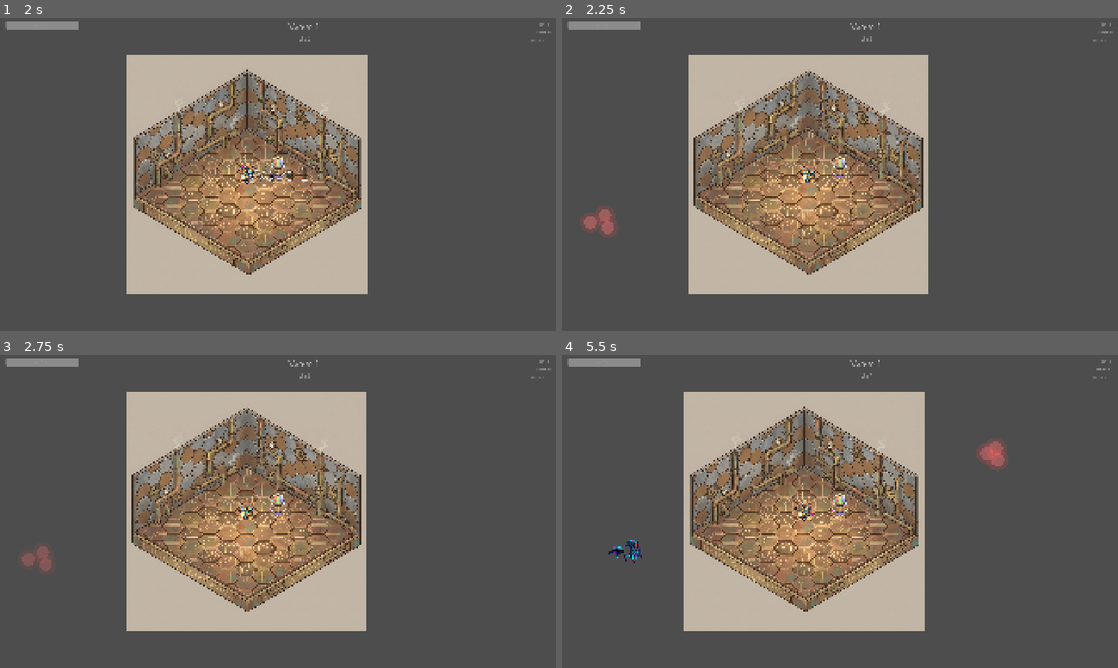
Above: before the commit, frames 1-4 (two rows, left to right).
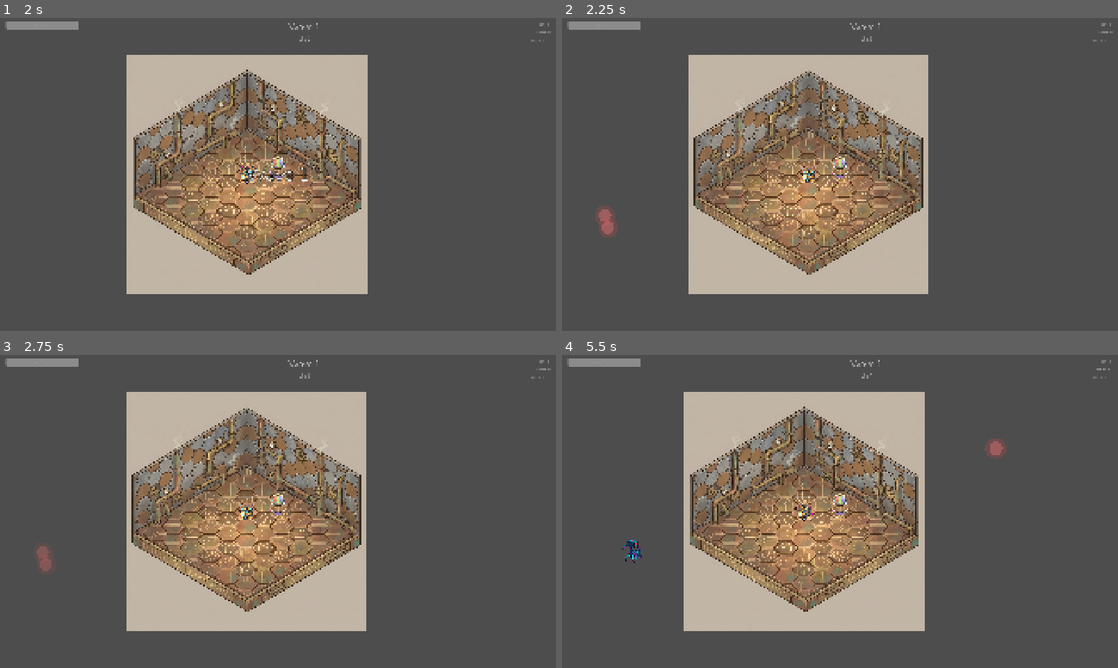
Above: after the commit, the same moments.

Repository: arebolledo2/turret-game
Game: Godot game, scene res://scenes/main.tscn
The game is run twice, just before and just after one commit, with the same random seed, the same clock (stepped at 60 frames per second) and the same inputs.
Inputs (mouse positions are in pixels of both pictures, inside the frame that each line leads up to):
- Up to frame 1 (2 s): click "START GAME" at 0.5 s; tap Enter at 1.25 s; move the mouse to (400, 158) at 1.27 s; hold D (move_right) from 1.28 s (still down); tap F (pickup_turret) at 1.35 s; click (400, 158) at 1.42 s
- Up to frame 2 (2.25 s): release D (move_right) at 2 s; drag from (728, 190) to (840, 174) at 2.02 s
- Up to frame 3 (2.75 s): no input
- Up to frame 4 (5.5 s): move the mouse to (895, 442) at 2.77 s; hold D (move_right) 2.78-3.5 s; hold Shift 2.78-3.5 s; drag from (812, 574) to (862, 511) at 3.52 s; move the mouse to (1006, 558) at 4.27 s; hold A (move_left) 4.28-5 s; tap Ctrl at 4.35 s; tap Escape (pause) at 4.9 s; click "Skip Wave (Debug)" at 5 s

Frame 1 is identical in both runs. In frame 2, 0.2% of the frame differs, in the area x 3-7%, y 62-69%; in frame 3, less than 0.1%; in frame 4, 0.4%, in the area x 8-81%, y 28-66%.

Commit message:
🎮 Update enemy spawn count to support randomization between 1 and 5

Diff:
--- a/scripts/components/turret_visuals.gd
+++ b/scripts/components/turret_visuals.gd
@@ -579,7 +579,7 @@
 	var scale_x = original_scale.x # Keep horizontal scale constant
 	var scale_y_base = original_scale.y
 	var scale_y_down = scale_y_base * 0.95
-	var scale_y_up = scale_y_base * 1.05
+	var scale_y_up = scale_y_base * 1.0
 
 	# The sprite offset is set to anchor at bottom, so scaling Y will naturally
 	# grow upward from the bottom without position adjustments
--- a/scripts/registries/enemy_registry.gd
+++ b/scripts/registries/enemy_registry.gd
@@ -20,7 +20,7 @@
 		},
 		"spawn_weight": 100,
 		"min_wave": 1,
-		"spawn_count": 3,
+		"spawn_count": [1, 5], # Random 1-5, average ~3
 	},
 	"fast": {
 		"name": "Scout Bot",
@@ -88,7 +88,7 @@
 			"type": "circle",
 			"size": Vector2(16, 16),
 		},
-		"spawn_weight": 0,  # Disabled
+		"spawn_weight": 0, # Disabled
 		"min_wave": 4,
 		"spawn_count": 3,
 	},
@@ -183,24 +183,24 @@
 		"description": "Wanders aimlessly while taking potshots at distant targets.",
 		"behaviors": [GameEnums.EnemyBehavior.WANDER],
 		"sprite_folder": "res://assets/sprites/enemy_tiny",
-		"color_tint": Color(0.9, 0.7, 0.5),  # Orange/tan
+		"color_tint": Color(0.9, 0.7, 0.5), # Orange/tan
 		"behavior_params": {
-			"wander_pause_min": 0.0,  # No pauses (like lazy_wanderer)
+			"wander_pause_min": 0.0, # No pauses (like lazy_wanderer)
 			"wander_pause_max": 0.0,
 			"wander_move_min": 2.0,
 			"wander_move_max": 4.0,
 		},
 		"combat_params": {
-			"fire_rate": 0.25,          # Every 4 seconds
-			"projectile_speed": 175.0,  # Slow, telegraphed
-			"projectile_damage": 8.0,   # Moderate damage
-			"firing_range": 350.0,      # Outranges player (200)
+			"fire_rate": 0.25, # Every 4 seconds
+			"projectile_speed": 175.0, # Slow, telegraphed
+			"projectile_damage": 8.0, # Moderate damage
+			"firing_range": 350.0, # Outranges player (200)
 		},
 		"base_stats": {
 			"health": 8.0,
-			"speed": 40.0,              # Lazy movement speed
-			"contact_damage": 6.0,      # Low melee damage
-			"xp_value": 12,             # Slightly more than basic
+			"speed": 40.0, # Lazy movement speed
+			"contact_damage": 6.0, # Low melee damage
+			"xp_value": 12, # Slightly more than basic
 			"scale": 1.3,
 			"mass": 1.0,
 		},
@@ -208,9 +208,9 @@
 			"type": "circle",
 			"size": Vector2(16, 16),
 		},
-		"spawn_weight": 50,             # Moderate spawn rate
-		"min_wave": 3,                  # Appears wave 3+
-		"spawn_count": 2,               # Spawn in pairs
+		"spawn_weight": 50, # Moderate spawn rate
+		"min_wave": 3, # Appears wave 3+
+		"spawn_count": 2, # Spawn in pairs
 	},
 }
 
@@ -291,7 +291,15 @@
 static func get_spawn_count(type_id: String) -> int:
 	if not TYPES.has(type_id):
 		return 1
-	return TYPES[type_id].get("spawn_count", 1)
+
+	var spawn_count = TYPES[type_id].get("spawn_count", 1)
+
+	# Handle array format for random range [min, max]
+	if spawn_count is Array and spawn_count.size() == 2:
+		return randi_range(spawn_count[0], spawn_count[1])
+
+	# Handle fixed integer
+	return spawn_count
 
 
 ## Get color tint for an enemy type
--- a/tests/unit/test_enemy_registry.gd
+++ b/tests/unit/test_enemy_registry.gd
@@ -274,7 +274,7 @@
 func test_select_random_type_distribution():
 	# Over many selections, should see variety based on spawn weights
 	var selections: Dictionary = {}
-	var wave = 5  # All common types available
+	var wave = 5 # All common types available
 
 	for i in range(100):
 		var selected = EnemyRegistry.select_random_type(wave)
@@ -340,8 +340,15 @@
 # =============================================================================
 
 func test_get_spawn_count_basic():
-	var count = EnemyRegistry.get_spawn_count("basic")
-	assert_eq(count, 3, "Basic enemy spawn count should be 3")
+	# Test multiple times since spawn count is now randomized [1, 5]
+	var counts_seen = {}
+	for i in range(20):
+		var count = EnemyRegistry.get_spawn_count("basic")
+		assert_between(count, 1, 5, "Basic enemy spawn count should be between 1-5")
+		counts_seen[count] = true
+
+	# Verify we see some randomization (at least 2 different values in 20 calls)
+	assert_gte(counts_seen.size(), 2, "Should see randomization in spawn counts")
 
 
 func test_get_spawn_count_fast():
